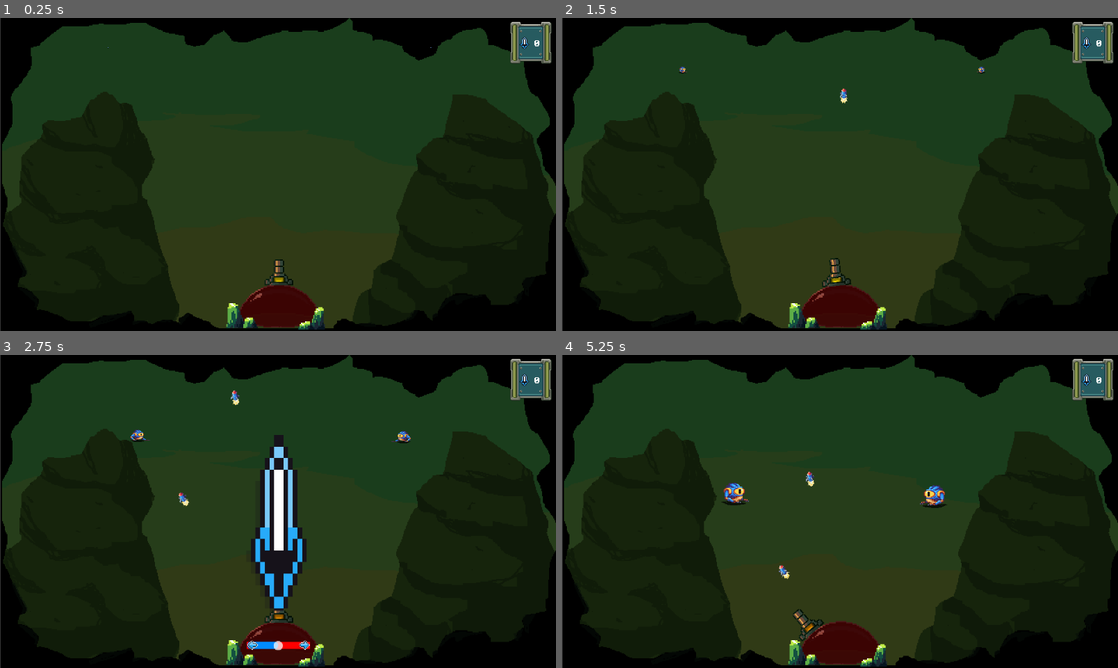
Above: before the commit, frames 1-4 (two rows, left to right).
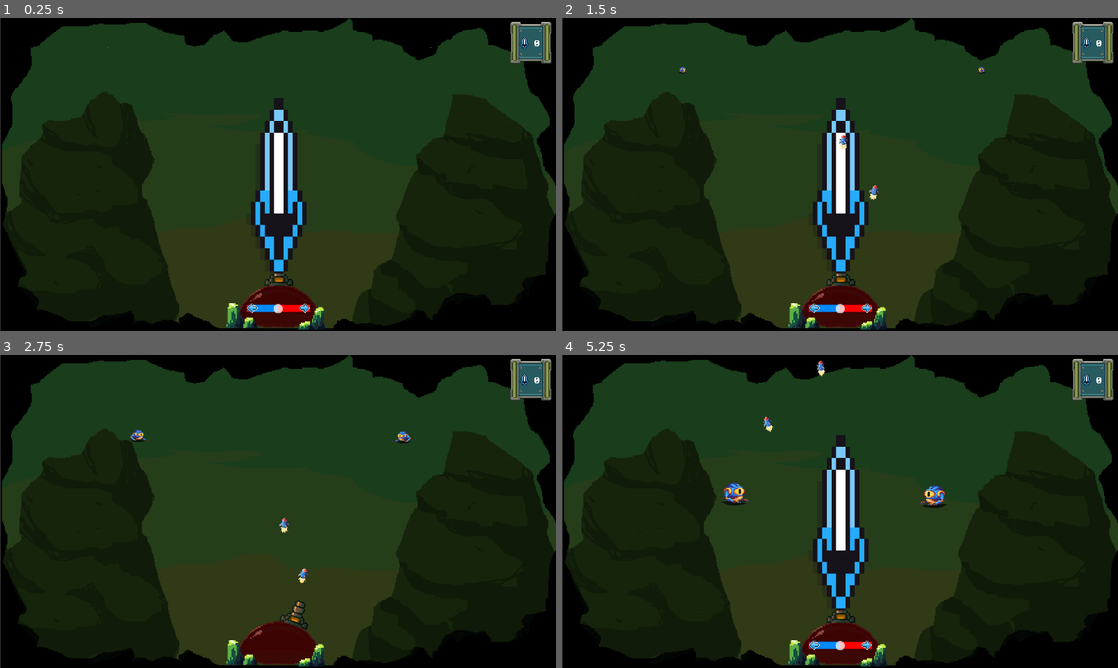
Above: after the commit, the same moments.

Repository: antoinenisoli/DomeSword_GWJ_2025
Game: Godot game, scene res://scenes/levels/game.tscn
Two runs of this game, one before a commit and one after it. Both use one fixed random seed, a clock stepped at 60 frames per second and the inputs below.
Inputs (mouse positions are in pixels of both pictures, inside the frame that each line leads up to):
- Up to frame 1 (0.25 s): no input
- Up to frame 2 (1.5 s): tap Enter at 0.5 s; move the mouse to (962, 158) at 0.52 s; press the mouse at (962, 158) at 0.53 s; hold Right (move_right) 0.53-1.28 s; tap E (switch_weapon) at 0.8, 1.35 s; move the mouse to (728, 190) at 1.27 s; release the mouse at (728, 190) at 1.28 s; hold Left (move_left) from 1.28 s (still down)
- Up to frame 3 (2.75 s): click (166, 527) at 1.55 s; move the mouse to (333, 442) at 2.02 s; release Left (move_left) at 2.03 s; press the mouse at (333, 442) at 2.03 s; hold Right (move_right) from 2.03 s (still down); tap E (switch_weapon) at 2.3 s
- Up to frame 4 (5.25 s): move the mouse to (812, 574) at 2.77 s; release the mouse at (812, 574) at 2.78 s; tap E (switch_weapon) at 2.85, 3.8, 4.35 s; click (812, 574) at 3.05 s; move the mouse to (1006, 558) at 3.52 s; release Right (move_right) at 3.53 s; press the mouse at (1006, 558) at 3.53 s; hold Left (move_left) from 3.53 s (still down); move the mouse to (673, 464) at 4.27 s; release the mouse at (673, 464) at 4.28 s; click (673, 464) at 4.55 s; move the mouse to (867, 511) at 5.02 s; press the mouse at (867, 511) at 5.03 s

The runs differ from the first frame. In frame 1, 3.9% of the frame differs, in the area x 44-56%, y 25-95%; in frame 2, 4.1%; in frame 3, 4.3%; in frame 4, 4.4%, in the area x 36-56%, y 1-95%.

Commit message:
audio manager

Diff:
--- a/project.godot
+++ b/project.godot
@@ -20,6 +20,7 @@
 TimeManager="*res://scenes/time_manager.tscn"
 FxManager="*res://scenes/fx_manager.tscn"
 EventManager="*res://scripts/event_manager.gd"
+AudioManager="*res://scenes/audio_manager.tscn"
 
 [display]
 
--- /dev/null
+++ b/scenes/audio_manager.tscn
@@ -0,0 +1,21 @@
+[gd_scene load_steps=8 format=3 uid="uid://bvx3u7sxix88b"]
+
+[ext_resource type="Script" uid="uid://d3vy2vhsju4io" path="res://scripts/audio_manager.gd" id="1_8qd8g"]
+[ext_resource type="AudioStream" uid="uid://bm7qum65ds8kb" path="res://assets/sounds/hurt.wav" id="2_kq7b2"]
+[ext_resource type="AudioStream" uid="uid://dfun0qb6h3dfp" path="res://assets/sounds/power_up.wav" id="3_02gw7"]
+[ext_resource type="AudioStream" uid="uid://3rvp7ekom8d0" path="res://assets/sounds/coin.wav" id="4_ujhup"]
+[ext_resource type="AudioStream" uid="uid://dyle1bvcj5qa0" path="res://assets/sounds/explosion.wav" id="5_064dn"]
+[ext_resource type="AudioStream" uid="uid://b1306xsycrtwg" path="res://assets/sounds/tap.wav" id="6_ic5jq"]
+[ext_resource type="AudioStream" uid="uid://djsu3wr3kutxu" path="res://assets/sounds/jump.wav" id="7_if78k"]
+
+[node name="AudioManager" type="Node2D"]
+script = ExtResource("1_8qd8g")
+volume = -20.0
+list = Dictionary[String, AudioStream]({
+"ammo_earned": ExtResource("4_ujhup"),
+"enemy_death": ExtResource("5_064dn"),
+"jump": ExtResource("7_if78k"),
+"player_hit": ExtResource("2_kq7b2"),
+"switch_weapon": ExtResource("3_02gw7"),
+"tap": ExtResource("6_ic5jq")
+})
--- a/scenes/entities/frog_enemy.tscn
+++ b/scenes/entities/frog_enemy.tscn
@@ -195,6 +195,55 @@
 "name": &"move",
 "speed": 15.0
 }]
+
+[sub_resource type="Animation" id="Animation_hlb8m"]
+length = 0.001
+tracks/0/type = "value"
+tracks/0/imported = false
+tracks/0/enabled = true
+tracks/0/path = NodePath("CollisionShape2D:rotation")
+tracks/0/interp = 1
+tracks/0/loop_wrap = true
+tracks/0/keys = {
+"times": PackedFloat32Array(0),
+"transitions": PackedFloat32Array(1),
+"update": 0,
+"values": [0.0]
+}
+tracks/1/type = "value"
+tracks/1/imported = false
+tracks/1/enabled = true
+tracks/1/path = NodePath("CollisionShape2D/AnimatedSprite2D:self_modulate")
+tracks/1/interp = 1
+tracks/1/loop_wrap = true
+tracks/1/keys = {
+"times": PackedFloat32Array(0),
+"transitions": PackedFloat32Array(1),
+"update": 0,
+"values": [Color(1, 1, 1, 1)]
+}
+tracks/2/type = "bezier"
+tracks/2/imported = false
+tracks/2/enabled = true
+tracks/2/path = NodePath("CollisionShape2D:position:x")
+tracks/2/interp = 1
+tracks/2/loop_wrap = true
+tracks/2/keys = {
+"handle_modes": PackedInt32Array(1),
+"points": PackedFloat32Array(0, -0.25, 0, 0.25, 0),
+"times": PackedFloat32Array(0)
+}
+tracks/3/type = "bezier"
+tracks/3/imported = false
+tracks/3/enabled = true
+tracks/3/path = NodePath("CollisionShape2D:position:y")
+tracks/3/interp = 1
+tracks/3/loop_wrap = true
+tracks/3/keys = {
+"handle_modes": PackedInt32Array(1),
+"points": PackedFloat32Array(0, -0.25, 0, 0.25, 0),
+"times": PackedFloat32Array(0)
+}
 
 [sub_resource type="Animation" id="Animation_jr1g6"]
 resource_name = "death_jump"
@@ -245,55 +294,6 @@
 "times": PackedFloat32Array(0, 1)
 }
 
-[sub_resource type="Animation" id="Animation_hlb8m"]
-length = 0.001
-tracks/0/type = "value"
-tracks/0/imported = false
-tracks/0/enabled = true
-tracks/0/path = NodePath("CollisionShape2D:rotation")
-tracks/0/interp = 1
-tracks/0/loop_wrap = true
-tracks/0/keys = {
-"times": PackedFloat32Array(0),
-"transitions": PackedFloat32Array(1),
-"update": 0,
-"values": [0.0]
-}
-tracks/1/type = "value"
-tracks/1/imported = false
-tracks/1/enabled = true
-tracks/1/path = NodePath("CollisionShape2D/AnimatedSprite2D:self_modulate")
-tracks/1/interp = 1
-tracks/1/loop_wrap = true
-tracks/1/keys = {
-"times": PackedFloat32Array(0),
-"transitions": PackedFloat32Array(1),
-"update": 0,
-"values": [Color(1, 1, 1, 1)]
-}
-tracks/2/type = "bezier"
-tracks/2/imported = false
-tracks/2/enabled = true
-tracks/2/path = NodePath("CollisionShape2D:position:x")
-tracks/2/interp = 1
-tracks/2/loop_wrap = true
-tracks/2/keys = {
-"handle_modes": PackedInt32Array(1),
-"points": PackedFloat32Array(0, -0.25, 0, 0.25, 0),
-"times": PackedFloat32Array(0)
-}
-tracks/3/type = "bezier"
-tracks/3/imported = false
-tracks/3/enabled = true
-tracks/3/path = NodePath("CollisionShape2D:position:y")
-tracks/3/interp = 1
-tracks/3/loop_wrap = true
-tracks/3/keys = {
-"handle_modes": PackedInt32Array(1),
-"points": PackedFloat32Array(0, -0.25, 0, 0.25, 0),
-"times": PackedFloat32Array(0)
-}
-
 [sub_resource type="AnimationLibrary" id="AnimationLibrary_4fpkd"]
 _data = {
 &"RESET": SubResource("Animation_hlb8m"),
@@ -313,6 +313,7 @@
 script = ExtResource("2_v8emy")
 _shooting = NodePath("../shoot")
 anim = NodePath("../AnimationPlayer")
+ammo_value = 5
 grow_duration = 5.0
 _health = SubResource("Resource_jr1g6")
 sprite = NodePath("../CollisionShape2D/AnimatedSprite2D")
--- a/scenes/entities/player/dome.tscn
+++ b/scenes/entities/player/dome.tscn
@@ -23,7 +23,8 @@
 [sub_resource type="Resource" id="Resource_16ise"]
 resource_local_to_scene = true
 script = ExtResource("4_si0v0")
-max_ammo = 25
+start_ammo = 25
+max_ammo = 100
 metadata/_custom_type_script = "uid://15t3ts3yvwg7"
 
 [sub_resource type="Curve" id="Curve_si0v0"]
@@ -70,10 +71,11 @@
 position = Vector2(0, 12)
 shape = SubResource("CapsuleShape2D_x3mc5")
 
-[node name="Weapons" type="Node2D" parent="." node_paths=PackedStringArray("weapons")]
+[node name="Weapons" type="Node2D" parent="." node_paths=PackedStringArray("switch_cooldown", "weapons")]
 script = ExtResource("3_16ise")
+switch_cooldown = NodePath("switch_cooldown")
 turret_ammo = SubResource("Resource_16ise")
-weapons = [NodePath("turret"), NodePath("sword")]
+weapons = [NodePath("sword"), NodePath("turret")]
 
 [node name="turret" parent="Weapons" instance=ExtResource("3_t5h6n")]
 
@@ -89,6 +91,11 @@
 
 [node name="Label" parent="Weapons/sword/Control" index="0"]
 label_settings = SubResource("LabelSettings_16ise")
+
+[node name="switch_cooldown" type="Timer" parent="Weapons"]
+wait_time = 0.5
+one_shot = true
+ignore_time_scale = true
 
 [node name="visuals" type="Node2D" parent="."]
 
--- a/scenes/entities/weapon_support.tscn
+++ b/scenes/entities/weapon_support.tscn
@@ -19,6 +19,7 @@
 script = ExtResource("2_o0ygl")
 light = NodePath("light")
 grad = SubResource("Gradient_538jk")
+blink = Color(18.892157, 0, 0, 1)
 
 [node name="light" type="Sprite2D" parent="."]
 self_modulate = Color(0.1333332, 1, 0, 1)
--- a/scenes/game_manager.tscn
+++ b/scenes/game_manager.tscn
@@ -1,8 +1,6 @@
-[gd_scene load_steps=3 format=3 uid="uid://wfvh6l3f13hg"]
+[gd_scene load_steps=2 format=3 uid="uid://wfvh6l3f13hg"]
 
 [ext_resource type="Script" uid="uid://t7aatqo6dks6" path="res://scripts/game_manager.gd" id="1_hwd4i"]
-[ext_resource type="PackedScene" uid="uid://bhpkioi15i2i" path="res://scenes/UI/gameOver_screen.tscn" id="2_glms7"]
 
 [node name="GameManager" type="Node2D"]
 script = ExtResource("1_hwd4i")
-gameover_screen = ExtResource("2_glms7")
--- a/scenes/levels/game.tscn
+++ b/scenes/levels/game.tscn
@@ -7,6 +7,7 @@
 [ext_resource type="PackedScene" uid="uid://b2rl7rcfgc1gi" path="res://scenes/spawner.tscn" id="6_p57ef"]
 [ext_resource type="PackedScene" uid="uid://hmo0bngnvdqj" path="res://scenes/entities/player/dome.tscn" id="7_7rg7d"]
 [ext_resource type="PackedScene" uid="uid://dvqd0ooccv04c" path="res://scenes/camera_2d.tscn" id="7_xmnyv"]
+[ext_resource type="AudioStream" uid="uid://3ro1xk81esn2" path="res://assets/sounds/Parabola.mp3" id="10_uk881"]
 [ext_resource type="Texture2D" uid="uid://ccbisbkqt1r3c" path="res://assets/sprites/background_placeholder.png" id="12_oi2tv"]
 [ext_resource type="PackedScene" uid="uid://byxfdf0x8un4k" path="res://scenes/entities/frog_enemy.tscn" id="13_eiv1w"]
 
@@ -64,3 +65,10 @@
 
 [node name="Frog2" parent="." instance=ExtResource("13_eiv1w")]
 position = Vector2(234, -326)
+
+[node name="Sounds" type="Node2D" parent="."]
+
+[node name="music" type="AudioStreamPlayer2D" parent="Sounds"]
+stream = ExtResource("10_uk881")
+volume_db = -10.0
+autoplay = true
--- a/scenes/levels/sword_proto.tscn
+++ b/scenes/levels/sword_proto.tscn
@@ -31,11 +31,10 @@
 
 [node name="Frog" parent="." node_paths=PackedStringArray("target") instance=ExtResource("2_38len")]
 position = Vector2(510, -532)
+speed = 150.0
 target = NodePath("../sword")
-speed = 150.0
 
-[node name="Frog_Entity" parent="Frog" index="0" node_paths=PackedStringArray("target")]
-target = NodePath("../../sword")
+[node name="Frog_Entity" parent="Frog" index="0"]
 _health = SubResource("Resource_232hh")
 
 [node name="Node2D" type="Node2D" parent="." node_paths=PackedStringArray("timer")]
--- a/scripts/Entities/Enemies/enemy.gd
+++ b/scripts/Entities/Enemies/enemy.gd
@@ -7,8 +7,8 @@
 @export var anim: AnimationPlayer
 @export var ammo_value: int = 10
 @export var grow_duration: float = 1.2
-@export var target: Node2D
 @export var type: Enums.ENEMY_TYPE
+var player: Node2D
 
 func _ready():
     sprite.get_parent().scale = Vector2.ZERO
@@ -21,23 +21,21 @@
 func find_target() -> void:
     var group = get_tree().get_nodes_in_group("Player")
     if !group.is_empty():
-        target = get_tree().get_nodes_in_group("Player")[0]
-        follow.target = target
-    elif !follow.target:
-        follow.target = target
+        player = get_tree().get_nodes_in_group("Player")[0]
+        follow.target = player
 
 func reset() -> void:
     sprite.play("idle")
 
 func shoot():
-    if !target:
+    if !player:
         return
 
-    _shooting.look_at(target.position)
+    _shooting.look_at(player.position)
     _shooting.shoot()
 
 func grow_effect() -> void:
-    var x: float = -1 if target.position.x < global_position.x else 1
+    var x: float = -1 if player.position.x < global_position.x else 1
     var newScale = Vector2(x, 1)
 
     var tween := create_tween()
@@ -45,7 +43,7 @@
     tween.play()
 
 func _process(_delta):
-    if !target:
+    if !player:
         reset()
         return
 
@@ -57,6 +55,7 @@
 
 func death() -> void:
     FxManager.spawn_fx("blood_explode", global_position)
+    AudioManager.play_sound("enemy_death")
     EventManager.on_enemy_killed.emit(ammo_value)
 
     anim.play("death_jump")
@@ -69,5 +68,5 @@
     get_parent().queue_free()
 
 func _on_damage_taken(_hp) -> void:
-    pass
+    AudioManager.play_sound("tap", Vector2(0.8, 1.2))
     #FxManager.spawn_fx("blood_slash", global_position)
--- a/scripts/Entities/Player/player_dome.gd
+++ b/scripts/Entities/Player/player_dome.gd
@@ -7,4 +7,5 @@
 
 func takeDmg(dmg: int) -> void:
     super (dmg)
+    AudioManager.play_sound("player_hit")
     EventManager.on_player_damaged.emit()
--- a/scripts/Entities/Player/weapons/turret_controller.gd
+++ b/scripts/Entities/Player/weapons/turret_controller.gd
@@ -23,12 +23,14 @@
         return
 
     print("get " + str(dmg) + " ammos !!")
+    AudioManager.play_sound("ammo_earned")
     weapons.turret_ammo.add_ammo(dmg)
 
 func on_bullet_shot(bullet) -> void:
     if !sprite.is_playing():
         sprite.play("shoot")
 
+    AudioManager.play_sound("jump", Vector2(0.8, 1.2))
     bullet.init(self)
     weapons.turret_ammo.shoot()
 
--- a/scripts/Entities/Player/weapons/weapon_inventory.gd
+++ b/scripts/Entities/Player/weapons/weapon_inventory.gd
@@ -2,6 +2,7 @@
 
 class_name WeaponInventory
 
+@export var switch_cooldown: Timer
 @export var turret_ammo: AmmoContainer
 @export var weapons: Array[DomeWeapon]
 var weaponIndex: int = 0
@@ -9,15 +10,22 @@
 func _ready():
     equip_weapon(weapons[weaponIndex])
 
+func next_weapon() -> void:
+    if !switch_cooldown.is_stopped():
+        return
+
+    weaponIndex += 1
+    weaponIndex %= weapons.size()
+    equip_weapon(weapons[weaponIndex])
+    switch_cooldown.start()
+
 func equip_weapon(weapon: DomeWeapon) -> void:
     for w in weapons:
         w.set_active(false)
 
     weapon.set_active(true)
+    AudioManager.play_sound("switch_weapon")
 
 func _process(_delta):
     if Input.is_action_just_pressed("switch_weapon"):
-        weaponIndex += 1
-        weaponIndex %= weapons.size()
-        equip_weapon(weapons[weaponIndex])
-        pass
+        next_weapon()
--- a/scripts/Entities/follow.gd
+++ b/scripts/Entities/follow.gd
@@ -1,10 +1,10 @@
 extends RigidBody2D
 class_name Follow
 
-@export var enemy: Enemy
-@export var target: Node2D
 @export var speed: float = 100
 @export var min_distance: float = 300
+@export var target: Node2D
+@export var enemy: Enemy
 @export var push_cooldown: Timer
 var enemy_state: Enums.ENEMY_STATE
 
@@ -12,7 +12,7 @@
     if !target:
         return Vector2.ZERO
 
-    return (enemy.target.position - position).normalized()
+    return (target.position - position).normalized()
 
 func stop() -> void:
     enemy_state = Enums.ENEMY_STATE.IDLE
--- /dev/null
+++ b/scripts/audio_manager.gd
@@ -0,0 +1,26 @@
+extends Node2D
+
+@export_range(-80, 24) var volume: float = -10
+@export var list: Dictionary[String, AudioStream] = {}
+
+func play(stream_player: AudioStreamPlayer2D) -> void:
+    #print("play: " + str(stream_player))
+    get_tree().current_scene.add_child(stream_player)
+    stream_player.play()
+
+func play_sound(_name: String, pitch_range: Vector2 = Vector2.ONE) -> AudioStreamPlayer2D:
+    if !list.has(_name):
+        assert(_name + " not found in the audio list.")
+        return
+
+    var clip: AudioStream = list.get(_name)
+    if !clip:
+        assert(_name + " : no clip found for this sound.")
+        return
+
+    var stream_player = AudioStreamPlayer2D.new()
+    stream_player.stream = clip
+    stream_player.volume_db = volume
+    stream_player.pitch_scale = randf_range(pitch_range.x, pitch_range.y)
+    call_deferred("play", stream_player)
+    return stream_player
--- a/scripts/fx_manager.gd
+++ b/scripts/fx_manager.gd
@@ -4,7 +4,7 @@
 
 func spawn_fx(fx_name: String, _position: Vector2) -> Node2D:
     if !fx_list.has(fx_name):
-        print(fx_name + " not found in the fx list.")
+        assert(fx_name + " not found in the fx list.")
         return
 
     var scene: PackedScene = fx_list.get(fx_name)
Not shown, added: assets/sounds/Parabola.mp3.import
Not shown, added: assets/sounds/coin.wav.import
Not shown, added: assets/sounds/explosion.wav.import
Not shown, added: assets/sounds/hurt.wav.import
Not shown, added: assets/sounds/jump.wav.import
Not shown, added: assets/sounds/power_up.wav.import
Not shown, added: assets/sounds/tap.wav.import
Not shown: 1 places in scenes/entities/player/dome.tscn that only renumber resources
Not shown: 1 places in scenes/levels/game.tscn that only renumber resources
Not shown: 1 places in scenes/levels/sword_proto.tscn that only renumber resources
Not shown, added: scripts/audio_manager.gd.uid
Not shown, added: assets/sounds/Parabola.mp3
(and 6 more such lines)
